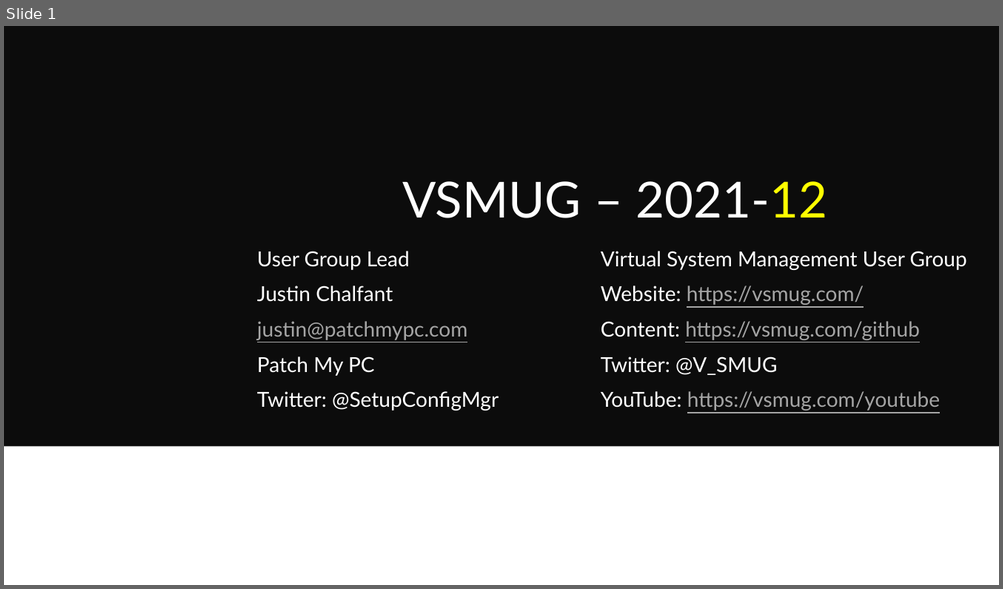
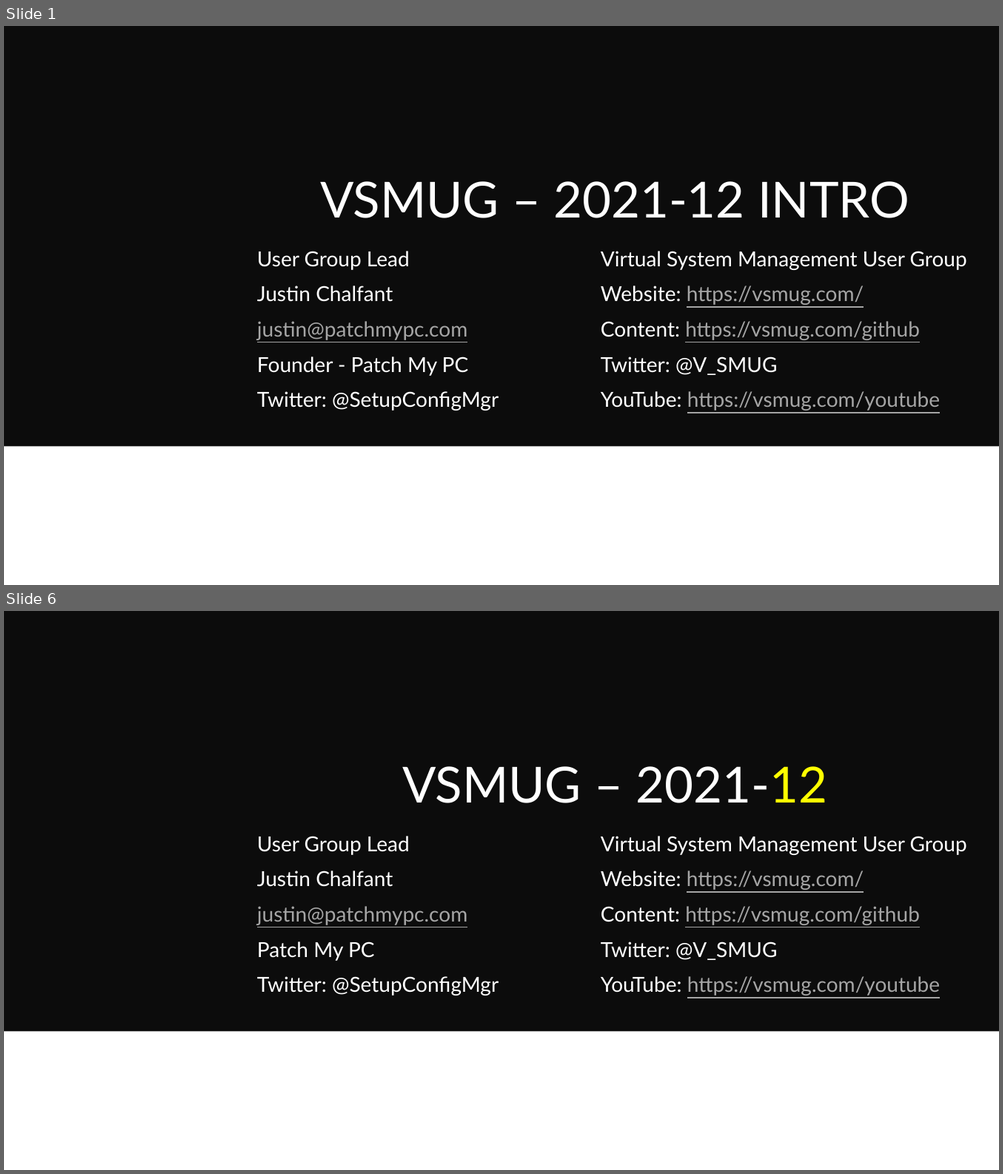
Before and after one commit to PatchMyPCTeam/VSMUG, a slide deck: 2021-12/Top 10 Tips for Optimizing WSUS/VSMUG-2021-12-WSUS-Top-10-Tips.pptx. Shown one above the other, each under a label of ours: slide 1 before the commit, slides 1 and 6 after it; the slides between them are not shown. The pictures are 1003x589 and 1003x1174 pixels, drawn with LibreOffice and Linux fonts; fonts in the diff are those of the drawing; background and template pictures are left out. Boxes give left, top, right and bottom in pixels: in the first picture for what was removed or moved away, otherwise in the second. Text is boxed around its words. In the diff, an @@ line names an element or a change of style, - is before the commit and + after.

```diff
--- a/2021-12/Top 10 Tips for Optimizing WSUS/VSMUG-2021-12-WSUS-Top-10-Tips.pptx
+++ b/2021-12/Top 10 Tips for Optimizing WSUS/VSMUG-2021-12-WSUS-Top-10-Tips.pptx
@@ slide 1 added at [4,26,999,585], background #0C0C0C; not listed: 1 template element that a slide beside it also shows @@
@@ title added at [320,181,909,218], 48 pt, text #FFFFFF @@
+VSMUG – 2021-12 INTRO
@@ text added at [257,251,498,411], 20 pt, text #FFFFFF @@
+User Group Lead
+Justin Chalfant
+justin@patchmypc.com
+Founder - Patch My PC
+Twitter: @SetupConfigMgr
@@ text added at [600,251,967,411], 20 pt, text #FFFFFF @@
+Virtual System Management User Group
+Website: https://vsmug.com/
+Content: https://vsmug.com/github
+Twitter: @V_SMUG
+YouTube: https://vsmug.com/youtube
@@ what was slide 1 is now slide 6 @@
```
Also in this commit, not shown: 4 slides changed, 17 other slides added.
